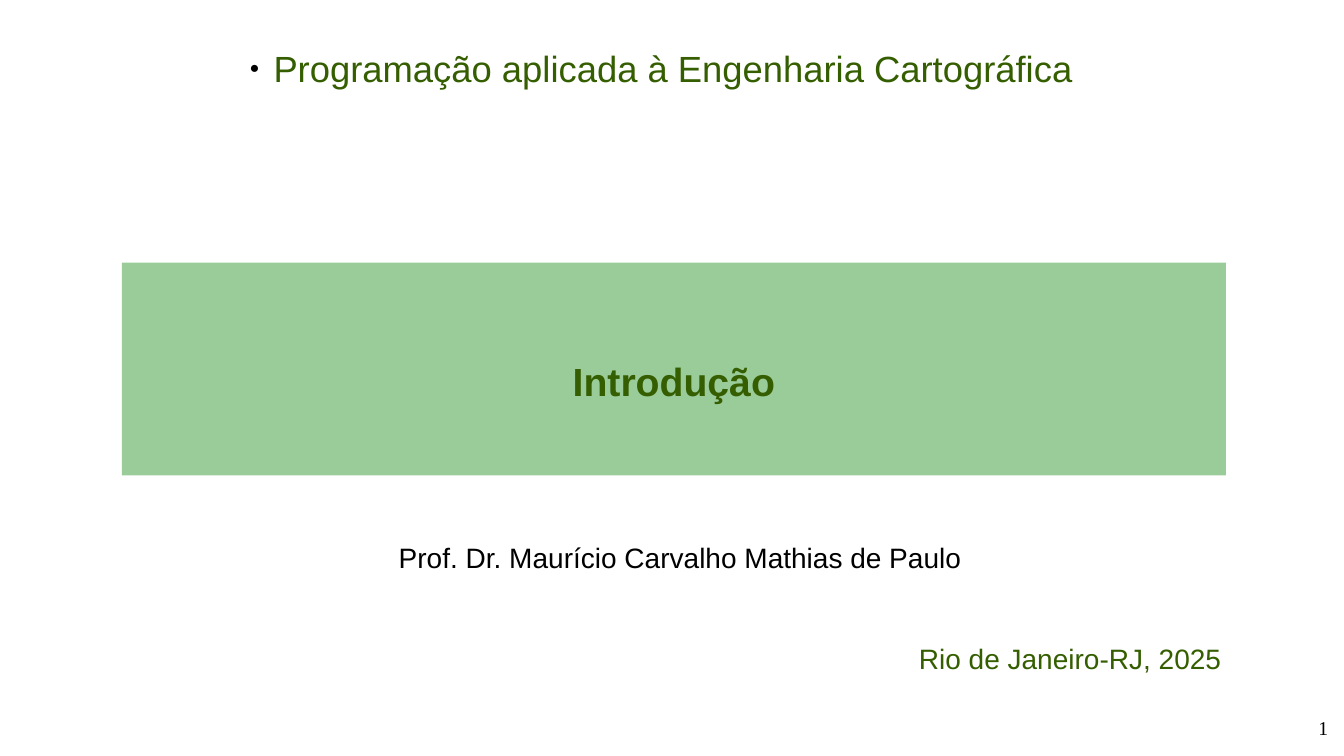
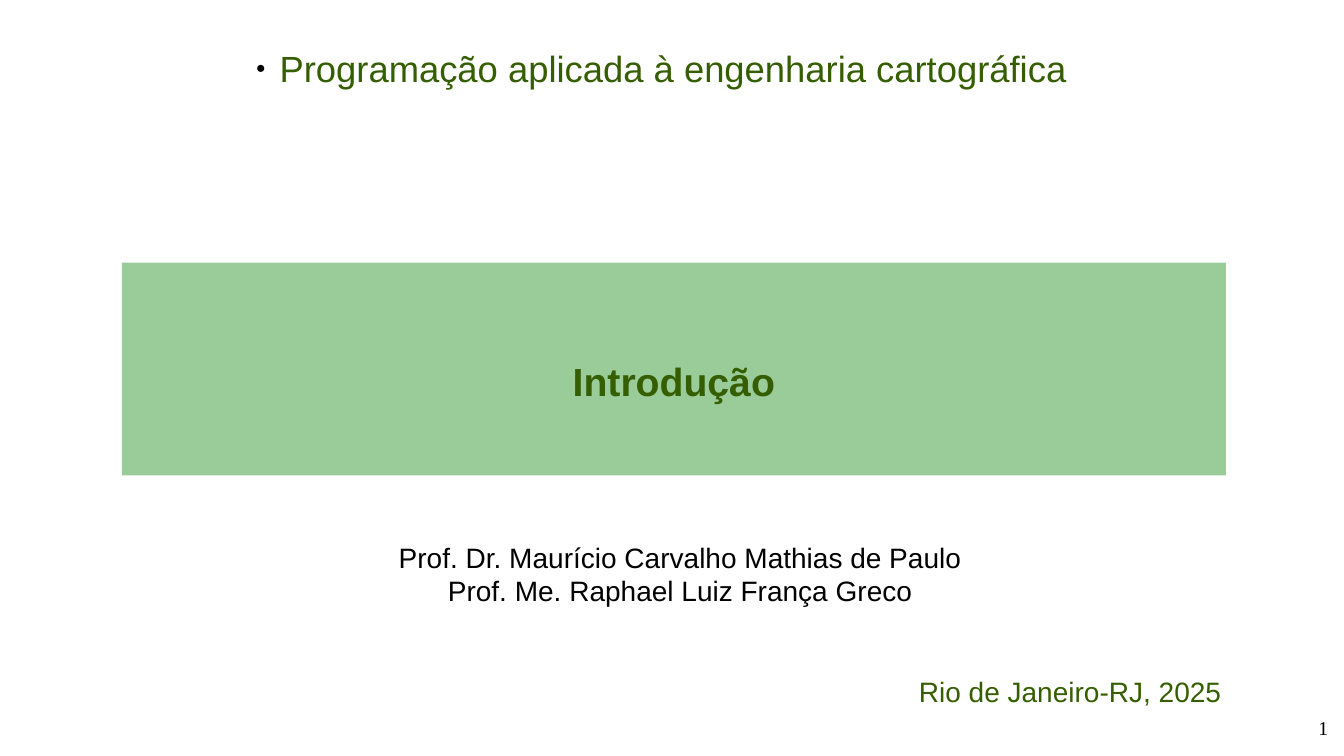
Before and after one commit to viniciusbrito1/progcart, a slide deck: slide 1 of projeto_modelo/docs/modelo.odp. Drawn at 1344x756 pixels with LibreOffice and Linux fonts; fonts in the diff are those of the drawing. Boxes give left, top, right and bottom in pixels: in the first picture for what was removed or moved away, otherwise in the second. Text is boxed around its words. In the diff, an @@ line names an element or a change of style, - is before the commit and + after.

```diff
--- a/projeto_modelo/docs/modelo.odp
+++ b/projeto_modelo/docs/modelo.odp
@@ text at [280,55,1066,90]: text changed @@
-● Programação aplicada à Engenharia Cartográfica
+● Programação aplicada à engenharia cartográfica
@@ text at [448,580,912,607]: paragraph added @@
+Prof. Me. Raphael Luiz França Greco
```
Also in this commit, not shown: 4 slides added, 1 slide removed, 2 other files.
